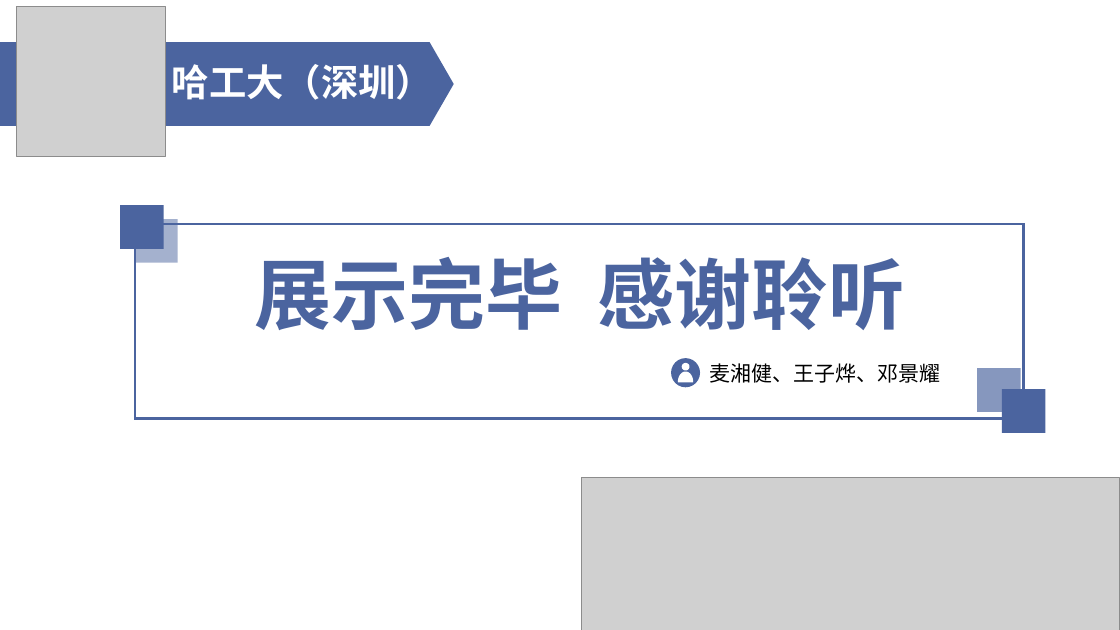
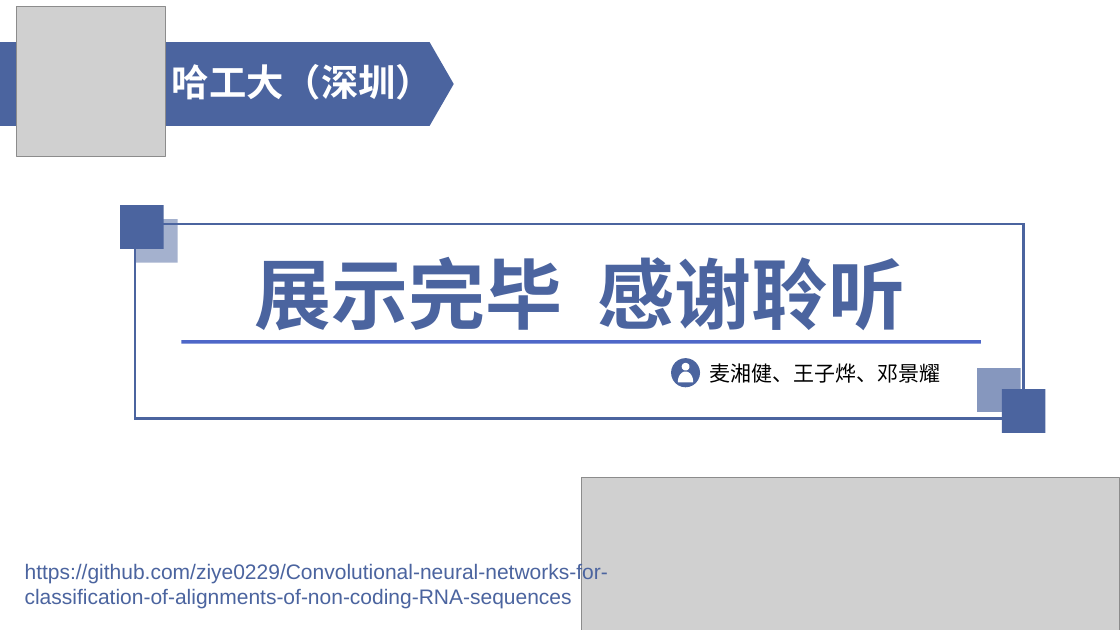
Before and after one commit to Ziyeeee/Convolutional-neural-networks-for-classification-of-alignments-of-non-coding-RNA-sequences, a slide deck: slide 17 of 啥都队v1.1.ppt. Drawn at 1120x630 pixels with LibreOffice and Linux fonts; fonts in the diff are those of the drawing; grey boxes stand for pictures. Boxes give left, top, right and bottom in pixels: in the first picture for what was removed or moved away, otherwise in the second. Text is boxed around its words. In the diff, an @@ line names an element or a change of style, - is before the commit and + after.

```diff
--- a/啥都队v1.1.ppt
+++ b/啥都队v1.1.ppt
@@ line added from (181, 342) to (981, 342), #4E67C8 3 pt @@
@@ text added at (25,562,608,608), 18 pt, text #4B649F @@
+https://github.com/ziye0229/Convolutional-neural-networks-for-classification-of-alignments-of-non-coding-RNA-sequences
```
Also in this commit, not shown: 2 other slides changed, 1 other file.
